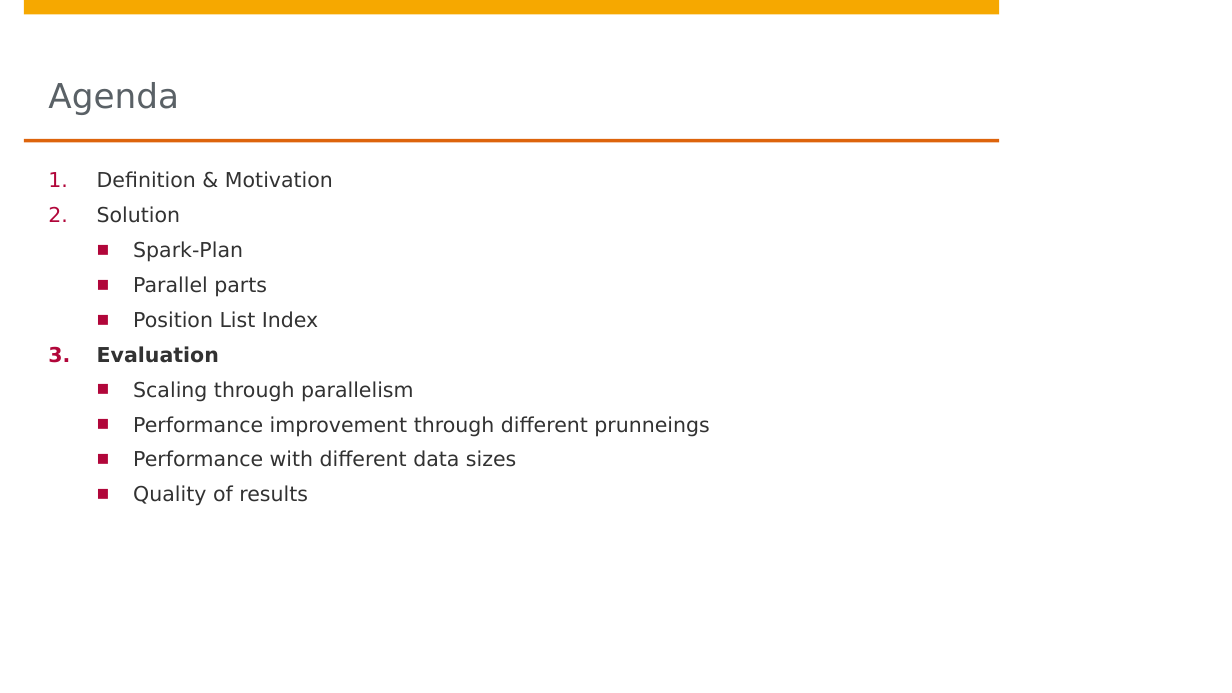
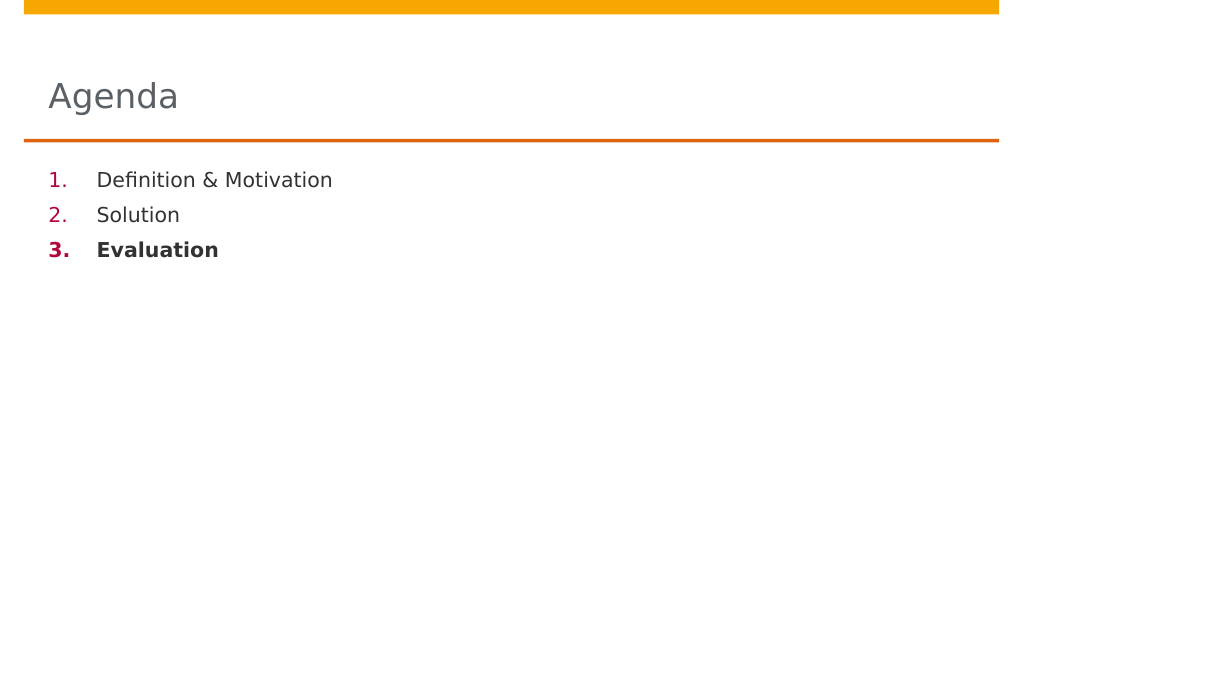
Before and after one commit to DBDA15/data-profiling, a slide deck: slide 23 of presentation.pptx (slide 26 before the commit). Drawn at 1232x693 pixels with LibreOffice and Linux fonts; fonts in the diff are those of the drawing; background and template pictures are left out. Boxes give left, top, right and bottom in pixels: in the first picture for what was removed or moved away, otherwise in the second. Text is boxed around its words. In the diff, an @@ line names an element or a change of style, - is before the commit and + after.

```diff
--- a/presentation.pptx
+++ b/presentation.pptx
@@ text at bbox=[133, 241, 318, 328]: paragraphs removed @@
-  ■ Spark-Plan
-  ■ Parallel parts
-  ■ Position List Index
@@ text at bbox=[133, 381, 709, 506]: paragraphs removed @@
-  ■ Scaling through parallelism
-  ■ Performance improvement through different prunneings
-  ■ Performance with different data sizes
-  ■ Quality of results
```
Also in this commit, not shown: 7 other slides changed, 8 slides removed.
